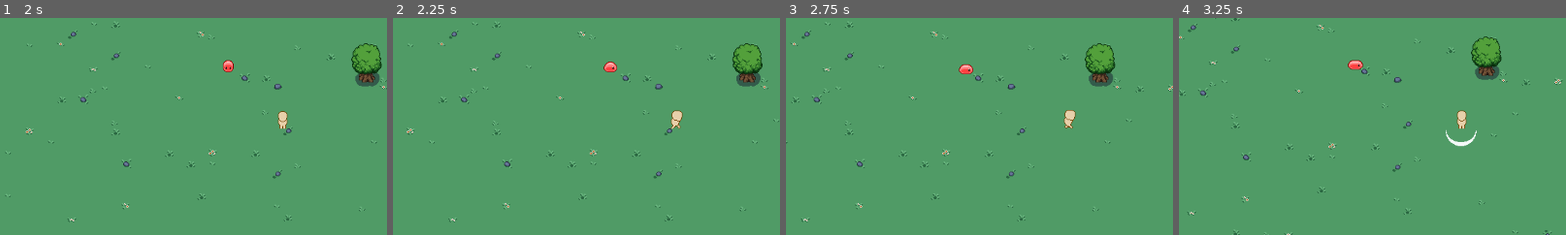
Above: before the commit, frames 1-4 (left to right).
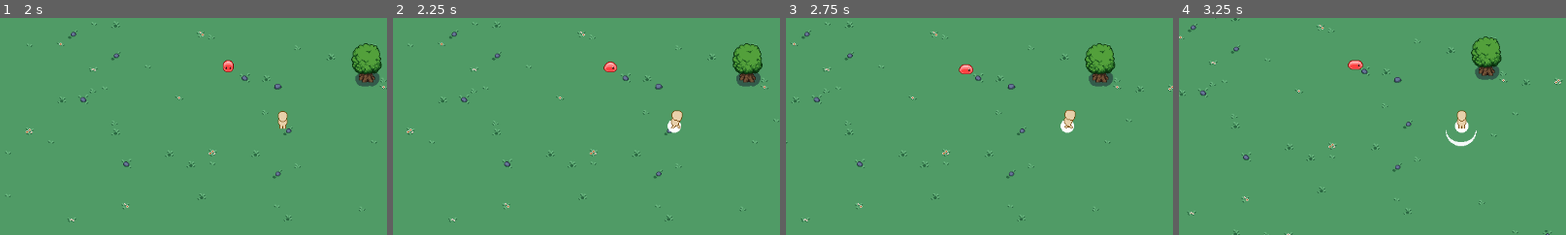
Above: after the commit, the same moments.

Repository: saltchicken/topdown-godot
Game: Godot game, scene res://scene_manager/main_menu/main_menu.tscn
The game is run twice, just before and just after one commit, with the same random seed, the same clock (stepped at 60 frames per second) and the same inputs.
Inputs:
- Up to frame 1 (2 s): click "New Game" at 0.5 s; click "New Game" at 1.25 s
- Up to frame 2 (2.25 s): hold D (right) from 2.03 s (still down); tap F (cast) at 2.1 s
- Up to frame 3 (2.75 s): keep holding D (right)
- Up to frame 4 (3.25 s): release D (right) at 2.78 s; hold S (down) from 2.78 s (still down); tap Space (attack) at 2.85 s; tap F (cast) at 3.05 s
The pictures show only the part of the screen within x 14-63%, y 25-75%; the shares and areas given below are measured in that part.

Frame 1 is identical in both runs. In frame 2, 0.1% of the frame differs, in the area x 70-75%, y 47-54%; in frame 3, 0.1%; in frame 4, 0.1%.

Commit message:
Previous LOS not needed

Diff:
--- a/components/steering_component/eight_directional_raycast/eight_directional_raycast.gd
+++ b/components/steering_component/eight_directional_raycast/eight_directional_raycast.gd
@@ -13,8 +13,6 @@
 	}
 var raycasts = {}
 
-
-# Called when the node enters the scene tree for the first time.
 func _ready() -> void:
 	for direction in eight_directions.keys():
 		var r = RayCast2D.new()
@@ -22,9 +20,7 @@
 		add_child(r)
 		raycasts[direction] = r
 
-
-# Called every frame. 'delta' is the elapsed time since the previous frame.
-func _process(delta: float) -> void:
+func _physics_process(delta: float) -> void: # TODO: Should this be called so often?
 	for raycast in raycasts.keys():
 		var collider = raycasts[raycast].get_collider()
 		if collider:
--- a/components/steering_component/los_raycast/los_raycast.gd
+++ b/components/steering_component/los_raycast/los_raycast.gd
@@ -1,6 +1,7 @@
 extends Node2D
 
 @export var steering_component : SteeringComponent
+@export var perpendicular_line_magnitude = 50
 
 @onready var distance_to_player_last_known_pos
 @onready var direction_to_player_last_known_pos
@@ -8,17 +9,18 @@
 @onready var raycast = get_node("RayCast2D")
 @onready var perpendicular_line = get_node("PerpLine")
 @onready var player_los = false
-@onready var previous_los = false
+#@onready var previous_los = false
 @onready var last_known_pos = null
 
-var perpendicular_line_magnitude = 50
 
-# Called every frame. 'delta' is the elapsed time since the previous frame.
-func _process(delta: float) -> void:
+func _physics_process(delta: float) -> void: # TODO: Should this be called so often?
 	if !steering_component.player:
 		player_los = false
-	lost_los_handler()
+	#lost_los_handler()
 	raycast_handler()
+	set_distance_and_direction_to_player_last_known_position()
+	if last_known_pos:
+		Debug.draw_point(last_known_pos)
 	#set_perpendicular_line(player)
 
 func raycast_handler():
@@ -31,16 +33,17 @@
 		else:
 			player_los = false
 
-func lost_los_handler():
-	if (!player_los or !steering_component.player) and previous_los:
-		print("Lost line of sight")
-		Debug.draw_point(raycast.get_collision_point())
-		#var lost_loc_pos = los_raycast.get_collision_point() # pos that blocked AI's LOS
-	previous_los = player_los
+#func lost_los_handler():
+	#if (!player_los or !steering_component.player) and previous_los:
+		#print("Lost line of sight")
+		##Debug.draw_point(raycast.get_collision_point())
+		##var lost_loc_pos = los_raycast.get_collision_point() # pos that blocked AI's LOS
+	#previous_los = player_los
 
-func set_distance_and_direction_to_player_last_known_position(parent_node):
-	distance_to_player_last_known_pos = parent_node.global_position.distance_to(last_known_pos)
-	direction_to_player_last_known_pos = parent_node.global_position.direction_to(last_known_pos)
+func set_distance_and_direction_to_player_last_known_position():
+	if last_known_pos:
+		distance_to_player_last_known_pos = global_position.distance_to(last_known_pos)
+		direction_to_player_last_known_pos = global_position.direction_to(last_known_pos)
 
 func calculate_end_point(slope, magnitude):
 	var x = magnitude / sqrt(1 + slope ** 2)
